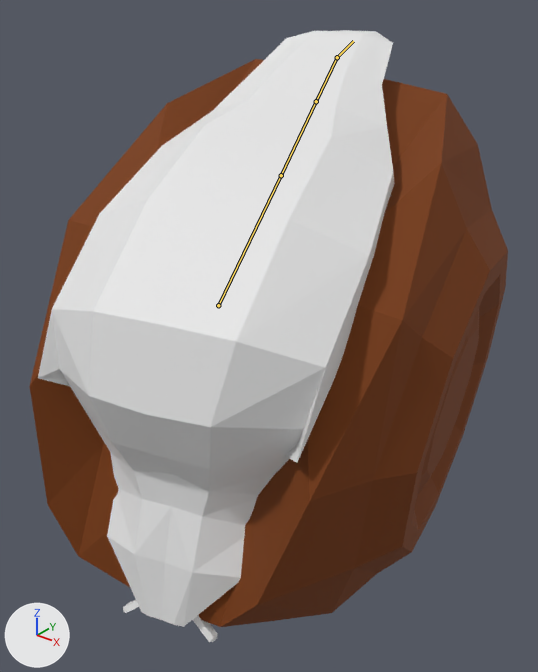
Before and after pictures for a commit that changed the FBX model Assets/Models/slimak.fbx.
The view is the same before and after, from a camera (50 mm lens) standing at (2.48, -11.66, 4.02) and looking at (-0.29, -8.19, 1.87). The axes (+X, +Y, +Z) are drawn at lower left. The lights are the same throughout. Both versions are drawn at frame 11 of the action 'Dodge_Back'; the numbers are the values there. The bones that change are drawn over the model as lines.

The first picture shows 'Body', 'Shell'.
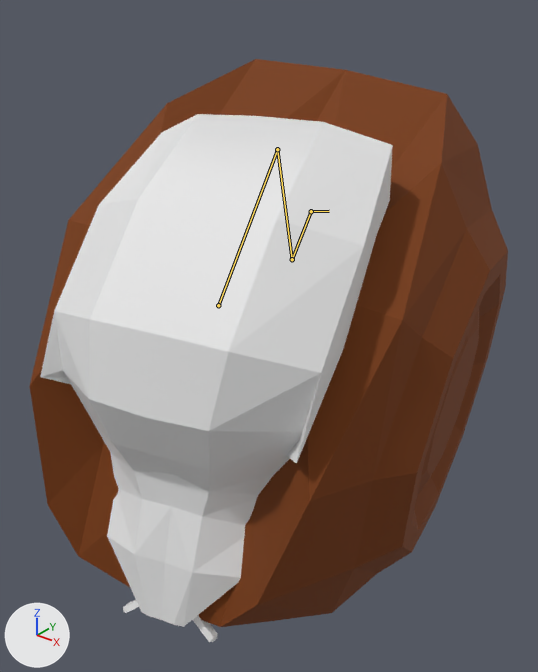
The change, as JSON lines over the scene's bpy script:
```json
{"block": "bone_body_001", "where": "bone_body_001 = bpy.data.objects['Armature'].pose.bones['Body.001']  # child of 'Root'"}
{"op": "set", "path": "bone_body_001.rotation_quaternion", "old": "(-0.276, -0.953, -0.117, -0.037)", "new": "(-0.396, -0.915, -0.077, -0.028)", "note": "degrees (148, 0, 14) -> degrees (133, 1, 9)"}
{"block": "bone_body_002", "where": "bone_body_002 = bpy.data.objects['Armature'].pose.bones['Body.002']  # child of 'Body.001'"}
{"op": "set", "path": "bone_body_002.rotation_quaternion", "old": "(1.0, 0.0, 0.0, 0.0)", "new": "(0.338, -0.937, -0.085, -0.021)", "note": "degrees (0, 0, 0) -> degrees (-141, -6, 8)"}
{"block": "bone_body_003", "where": "bone_body_003 = bpy.data.objects['Armature'].pose.bones['Body.003']  # child of 'Body.002'"}
{"op": "set", "path": "bone_body_003.rotation_quaternion", "old": "(1.0, 0.0, 0.0, 0.0)", "new": "(-0.504, -0.861, 0.0, -0.059)", "note": "degrees (0, 0, 0) -> degrees (119, -6, 3)"}
{"block": "bone_tail", "where": "bone_tail = bpy.data.objects['Armature'].pose.bones['Tail']  # child of 'Body.003'"}
{"op": "set", "path": "bone_tail.rotation_quaternion", "old": "(0.969, -0.247, 0.0, 0.0)", "new": "(0.909, -0.416, 0.0, -0.012)", "note": "degrees (-29, 0, 0) -> degrees (-49, -1, -1)"}
```

What differs and where, as boxes (x1, y1, x2, y2) in the pictures (538 x 672 px):
```json
{"object": "Body", "change": "posed", "before": [38, 30, 395, 642], "after": [40, 114, 393, 642], "on screen": "14% shorter"}
{"bone": "Body.001", "before": "(218, 305) to (281, 175)", "after": "(218, 305) to (277, 149)"}
{"bone": "Body.002", "before": "(281, 175) to (316, 101)", "after": "(277, 149) to (292, 259)"}
{"bone": "Body.003", "before": "(316, 101) to (337, 57)", "after": "(292, 259) to (311, 211)"}
{"bone": "Tail", "before": "(337, 57) to (353, 41)", "after": "(311, 211) to (329, 211)"}
```
